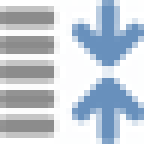
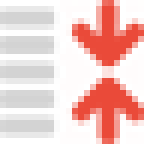
Comparing the layer stacks of the two 144×144 images. Changes:
removed group "Group 1" (4 layers) over [0, 0, 144, 144]
removed layer "Layer 5" from group "Group 1" over [66, 0, 144, 144]
moved "Layer 3" out of group "Group 1", painted on it over [0, 0, 144, 144]
